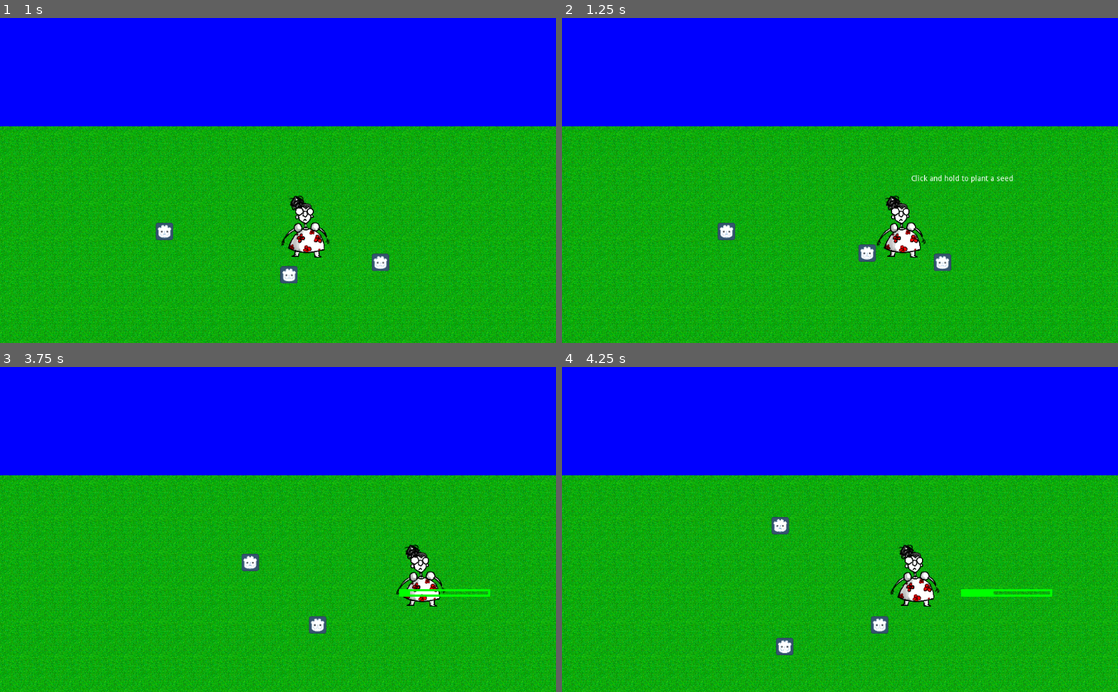
Above: before the commit, frames 1-4 (two rows, left to right).
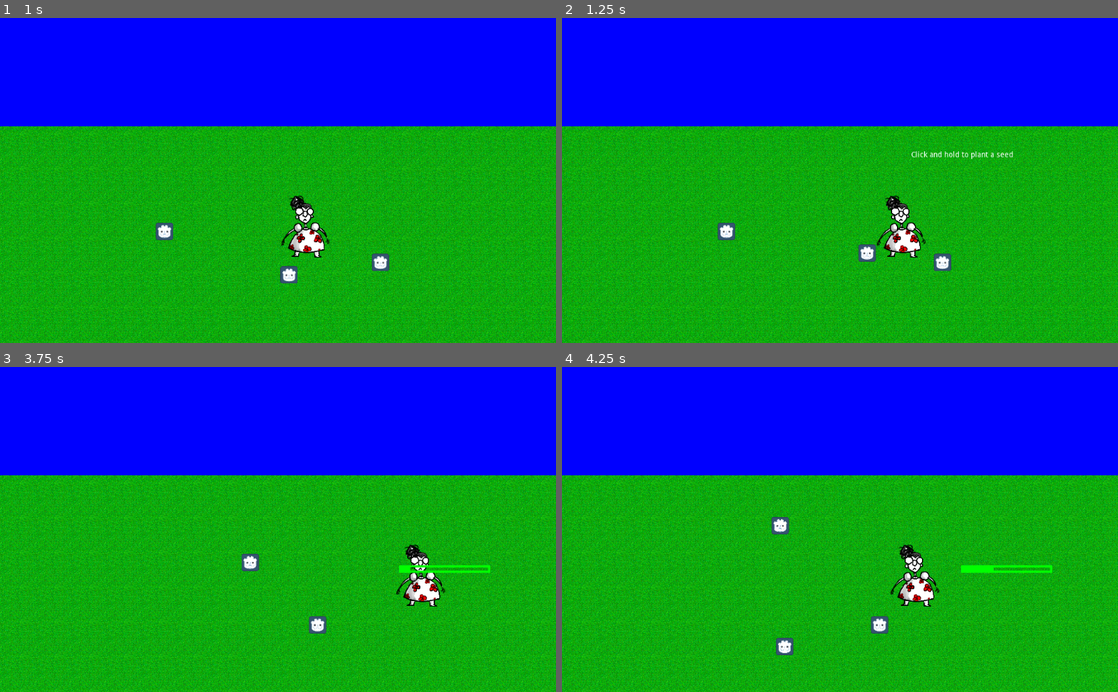
Above: after the commit, the same moments.

Repository: HedgeLizards/GGJ22
Game: Godot game, scene res://scenes/Main.tscn
Two runs of this game, one before a commit and one after it. Both use one fixed random seed, a clock stepped at 60 frames per second and the inputs below. The engine's default icon, where the game draws it, is replaced by a stand-in: a white triangle on a blue panel in a dark square.
Inputs (mouse positions are in pixels of both pictures, inside the frame that each line leads up to):
- Up to frame 1 (1 s): tap Enter at 0.5 s; move the mouse to (400, 164) at 0.52 s; press the mouse at (400, 164) at 0.53 s; hold D (right) from 0.53 s (still down)
- Up to frame 2 (1.25 s): keep holding D (right)
- Up to frame 3 (3.75 s): move the mouse to (166, 545) at 1.27 s; release D (right) at 1.28 s; release the mouse at (166, 545) at 1.28 s; hold S (down) 1.28-2.03 s; click (166, 545) at 1.35 s; move the mouse to (333, 458) at 2.02 s; press the mouse at (333, 458) at 2.03 s; hold D (right) 2.03-2.78 s; move the mouse to (250, 594) at 2.77 s; release the mouse at (250, 594) at 2.78 s; hold W (up) 2.78-3.53 s; click (250, 594) at 2.85 s; move the mouse to (444, 578) at 3.52 s; press the mouse at (444, 578) at 3.53 s; hold A (left) from 3.53 s (still down)
- Up to frame 4 (4.25 s): keep holding A (left)

Frame 1 is identical in both runs. In frame 2, 0.4% of the frame differs, in the area x 62-82%, y 41-51%; in frame 3, 0.6%; in frame 4, 0.6%, in the area x 71-89%, y 60-71%.

Commit message:
implemented plant health and growing

Diff:
--- a/scenes/Main.tscn
+++ b/scenes/Main.tscn
@@ -74,6 +74,7 @@
 visible = false
 text = "Click and hold to plant a seed"
 align = 1
+valign = 2
 script = ExtResource( 2 )
 __meta__ = {
 "_edit_use_anchors_": false
--- a/scenes/Plant.tscn
+++ b/scenes/Plant.tscn
@@ -3,10 +3,12 @@
 [ext_resource path="res://assets/icon.png" type="Texture" id=1]
 [ext_resource path="res://scripts/Plant.gd" type="Script" id=2]
 
-[sub_resource type="CircleShape2D" id=1]
-radius = 50.0
+[sub_resource type="CapsuleShape2D" id=1]
+radius = 40.0
+height = 84.0
 
 [node name="Plant" type="Node2D"]
+z_index = -3
 script = ExtResource( 2 )
 
 [node name="Area2D" type="Area2D" parent="."]
@@ -14,11 +16,12 @@
 monitorable = false
 
 [node name="CollisionShape2D" type="CollisionShape2D" parent="Area2D"]
+position = Vector2( 0, -64 )
 shape = SubResource( 1 )
 
 [node name="Sprite" type="Sprite" parent="."]
 modulate = Color( 0, 1, 0, 1 )
-z_index = -3
+position = Vector2( 0, -32 )
 texture = ExtResource( 1 )
 
 [connection signal="mouse_entered" from="Area2D" to="." method="_on_Area2D_mouse_entered"]
--- a/scenes/Rabbit.tscn
+++ b/scenes/Rabbit.tscn
@@ -11,6 +11,7 @@
 radius = 30.0
 
 [node name="Rabbit" type="KinematicBody2D" groups=["bunnies", "dual"]]
+z_index = -1
 collision_layer = 5
 script = ExtResource( 2 )
 
@@ -23,7 +24,6 @@
 
 [node name="DaySprite" type="Sprite" parent="."]
 scale = Vector2( 0.5, 0.5 )
-z_index = -1
 texture = ExtResource( 1 )
 
 [node name="NightSprite" type="Sprite" parent="."]
--- a/scripts/Main.gd
+++ b/scripts/Main.gd
@@ -1,3 +1,4 @@
 extends Node
 
 var hovered_plants = []
+var plants_collected = 0
--- a/scripts/Plant.gd
+++ b/scripts/Plant.gd
@@ -1,8 +1,9 @@
 extends Node2D
 
-var humidity = 1
+var stage = 0
+var health = 1
 var watered = false
-var fullgrown = false
+var color = Color.blue
 
 onready var Main = get_parent()
 onready var Tooltip = Main.get_node('Tooltip')
@@ -14,24 +15,37 @@
 	DayNight.get_node('NightEnd').connect('timeout', self, '_on_NightEnd_timeout')
 
 func _on_DayEnd_timeout():
+	set_process(false)
+
 	update()
 
-	set_process(false)
+	color = Color.red
 
 	$Area2D.input_pickable = false
 
 func _on_NightEnd_timeout():
-	set_process(true)
+	if (stage < 2):
+		stage += 1
+
+		$Sprite.scale.y = [1, 1.5, 2][stage]
+		$Sprite.position.y = -$Sprite.scale.y * $Sprite.texture.get_height() / 2
+
+	if (stage < 2):
+		set_process(true)
+	else:
+		update()
+
+	color = Color.blue
 
 	$Area2D.input_pickable = true
 
 func _process(delta):
 	if watered:
-		humidity = min(humidity + delta / 2, 1)
+		health = min(health + delta / 2, 1)
 	else:
-		humidity -= delta / 20
+		health -= delta / 20
 
-		if humidity <= 0:
+		if health <= 0:
 			_on_Area2D_mouse_exited()
 
 			queue_free()
@@ -41,7 +55,7 @@
 func _on_Area2D_mouse_entered():
 	Main.hovered_plants.push_back(self)
 
-	Tooltip.text = 'Click and hold to water the plant'
+	Tooltip.text = 'Click and hold to %s the plant' % ('water' if stage < 2 else 'harvest')
 
 func _on_Area2D_mouse_exited():
 	Main.hovered_plants.erase(self)
@@ -50,6 +64,6 @@
 		Tooltip.text = 'Click and hold to plant a seed'
 
 func _draw():
-	if !Main.hovered_plants.empty() && Main.hovered_plants[0] == self && $Area2D.input_pickable:
-		draw_rect(Rect2(-82, -52, 164, 10), Color.blue, false, 4)
-		draw_rect(Rect2(-80, -50, 160 * humidity, 6), Color.blue)
+	if !$Area2D.input_pickable || (!Main.hovered_plants.empty() && Main.hovered_plants[0] == self):
+		draw_rect(Rect2(-82, 12, 164, 10), color, false, 4)
+		draw_rect(Rect2(-80, 14, 160 * health, 6), color)
--- a/scripts/Tooltip.gd
+++ b/scripts/Tooltip.gd
@@ -34,7 +34,7 @@
 	var mouse_position = viewport.get_mouse_position()
 
 	if mouse_position.distance_to(Player.position) < 200:
-		rect_position = mouse_position + Vector2(-rect_size.x / 2, 20)
+		rect_position = mouse_position - Vector2(rect_size.x / 2, rect_size.y + 10)
 
 		Input.set_default_cursor_shape(CURSOR_POINTING_HAND)
 
@@ -54,7 +54,7 @@
 				$Tween.start()
 
 				action = PLANTING
-			elif Main.hovered_plants[0].fullgrown:
+			elif Main.hovered_plants[0].stage == 2:
 				action = HARVESTING
 			else:
 				action = WATERING
@@ -94,7 +94,7 @@
 
 			var new_plant = Plant.instance()
 
-			new_plant.position = rect_position - Vector2(-rect_size.x / 2, 20)
+			new_plant.position = rect_position + Vector2(rect_size.x / 2, rect_size.y + 10)
 
 			Main.add_child(new_plant)
 
Not shown: 1 places in scenes/Player.tscn that only renumber resources
